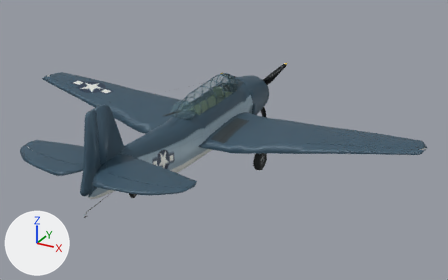
The glTF model assets/aircraft/tbf-1c-avenger/generated/model-lod2.glb, before and after one commit.
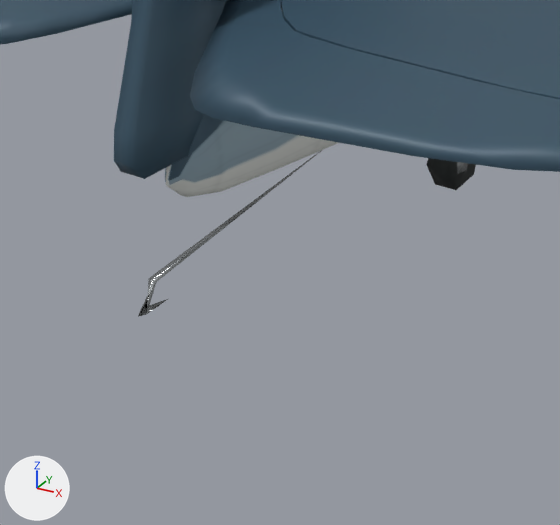
There are two pictures of each version: one whole from a 50 mm lens placed at (11.37, -18.06, 9.08), pointed at (1.2, 0.43, -0.17), one close up on the part from 14% to 33% of the width and 60% to 89% of the height. Every picture has the same lights, and +X, +Y and +Z are marked at lower left. The first two pictures are the older version. Where no turn or scale is listed for an object, it has been applied to the vertices. Vertices at exactly the same position are counted once.

The scene before the commit, as lines of its bpy script (objects in view):
```python
me_arrestor_hook_001 = bpy.data.meshes.new('arrestor hook.001')
me_arrestor_hook_001.from_pydata(...)  # 8 vertices, 12 faces; spans x -0.02..0.03, y -6.01..-4.49, z -0.5..-0.25
me_arrestor_hook_001.materials.append(mat_tbf_1c_avenger_machined_metal)  # grey #9ba0a2
me_elevator_port_001 = bpy.data.meshes.new('elevator port.001')
me_elevator_port_001.from_pydata(...)  # 79 vertices, 154 faces; spans x -3.18..0.0, y -6.23..-4.8, z 0.83..0.93
me_elevator_port_001.materials.append(mat_tbf_1c_avenger_painted_aluminum)
me_tail_oleo_001 = bpy.data.meshes.new('tail oleo.001')
me_tail_oleo_001.from_pydata(...)  # 24 vertices, 36 faces; spans x -0.066..0.066, y -3.756..-3.48, z -0.931..-0.466
# faces by material slot: [16, 20]
me_tail_oleo_001.materials.append(mat_tbf_1c_avenger_machined_metal)  # grey #9ba0a2
me_tail_oleo_001.materials.append(mat_tbf_1c_avenger_rubber_and_cockpit)  # black #1f2424
ob_arrestor_hook_mesh = bpy.data.objects.new('arrestor.hook.mesh', me_arrestor_hook_001)
ob_arrestor_hook_mesh.location = (0.0, 0.0, 0.0)
ob_control_elevator_port_mesh = bpy.data.objects.new('control.elevator.port.mesh', me_elevator_port_001)
ob_control_elevator_port_mesh.location = (0.0, 0.0, 0.0)
ob_gear_tail_mesh = bpy.data.objects.new('gear.tail.mesh', me_tail_oleo_001)
ob_gear_tail_mesh.location = (0.0, 0.0, 0.0)
# also in view: 'aircraft.root.mesh' at (0.0, -0.1, 0.8); 'control.rudder.mesh' at (0.0, -5.58, 1.44); 'control.elevator.starboard.mesh' at (1.59, -5.51, 0.88)
```
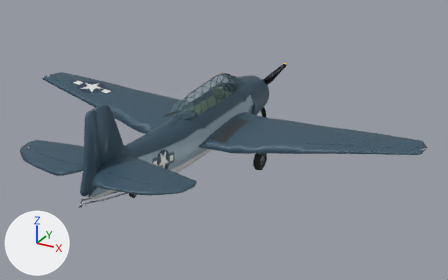
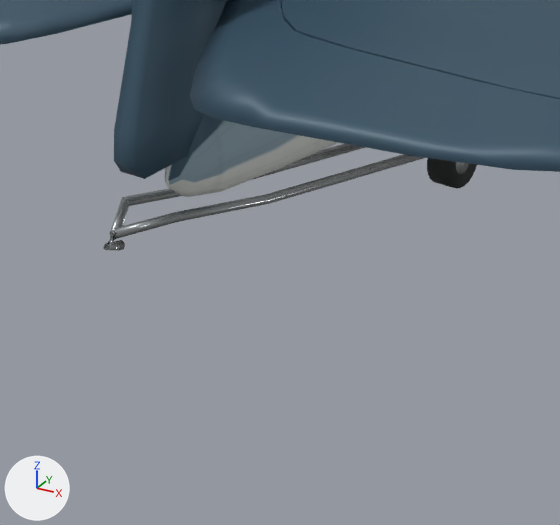
Pixel boxes [x1, y1, x2, y2] of what changed, in the close-ups (560 x 525 px):
'arrestor.hook.mesh', reshaped: before [138, 150, 322, 317]; after [103, 144, 424, 251]

The change, as a diff of the scene's bpy script:
```diff
--- a/assets/aircraft/tbf-1c-avenger/generated/model-lod2.glb.py
+++ b/assets/aircraft/tbf-1c-avenger/generated/model-lod2.glb.py
@@ me_arrestor_hook_001 @@
 # used by ob_arrestor_hook_mesh; location = (0.0, 0.0, 0.0)
-me_arrestor_hook_001.from_pydata(...)  # 8 vertices, 12 faces; spans x -0.02..0.03, y -6.01..-4.49, z -0.5..-0.25
+me_arrestor_hook_001.from_pydata(...)  # 120 vertices, 224 faces; spans x -0.2..0.2, y -6.19..-2.82, z -0.88..0.04
+# me_arrestor_hook_001 part 1: 8 vertices removed from x -0.02..0.03, y -6.01..-4.49, z -0.5..-0.25; 120 vertices added at x -0.2..0.2, y -6.19..-2.82, z -0.88..0.04
 me_arrestor_hook_001.materials.append(mat_tbf_1c_avenger_machined_metal)
```
